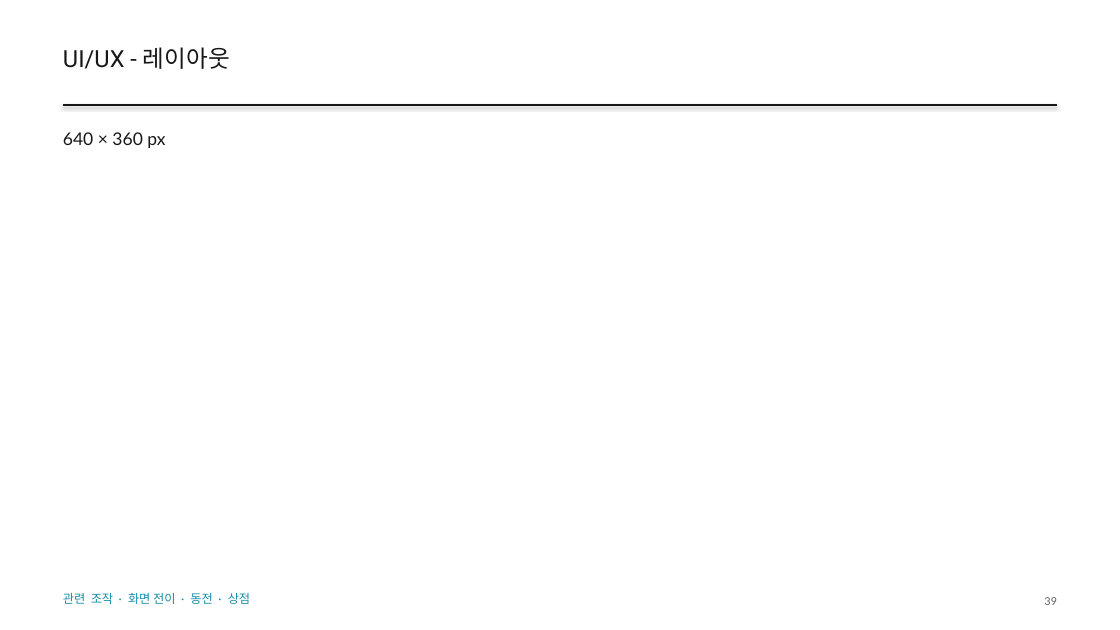
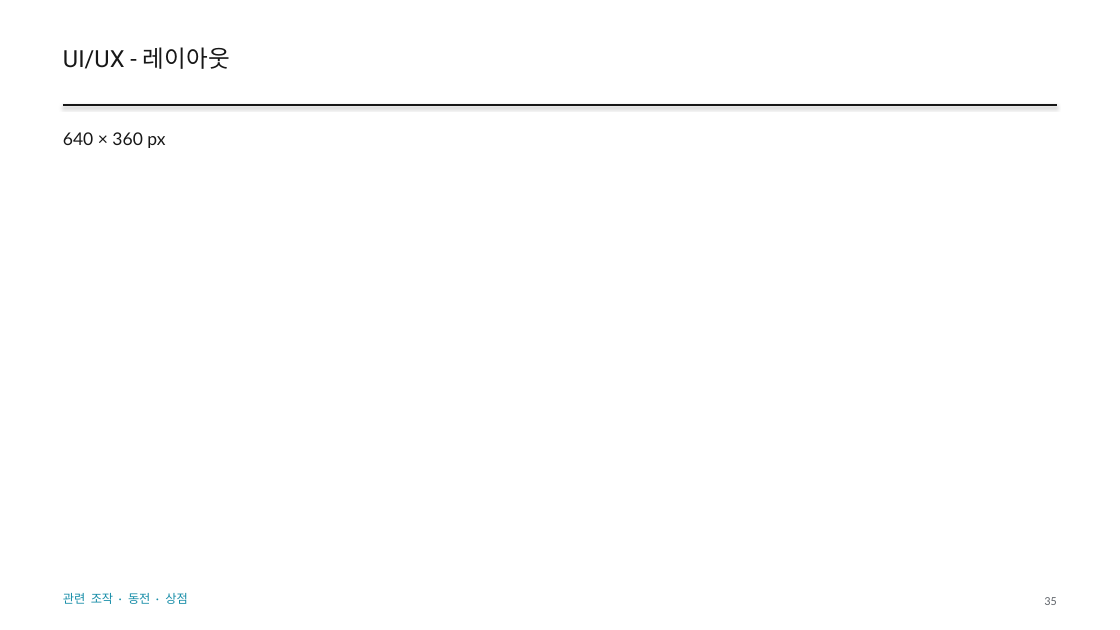
Before and after one commit to GGbong69/test-03, a slide deck: slide 35 of docs/HIGHTONE_기획서.pptx (slide 39 before the commit). Drawn at 1120x630 pixels with LibreOffice and Linux fonts; fonts in the diff are those of the drawing. Boxes give left, top, right and bottom in pixels: in the first picture for what was removed or moved away, otherwise in the second. Text is boxed around its words. In the diff, an @@ line names an element or a change of style, - is before the commit and + after.

```diff
--- a/docs/HIGHTONE_기획서.pptx
+++ b/docs/HIGHTONE_기획서.pptx
@@ text at (x1=63, y1=593, x2=187, y2=604): text changed @@
-관련 조작 · 화면 전이 · 동전 · 상점
+관련 조작 · 동전 · 상점
```
Also in this commit, not shown: 38 other slides changed, 5 slides removed, 3 other files.
